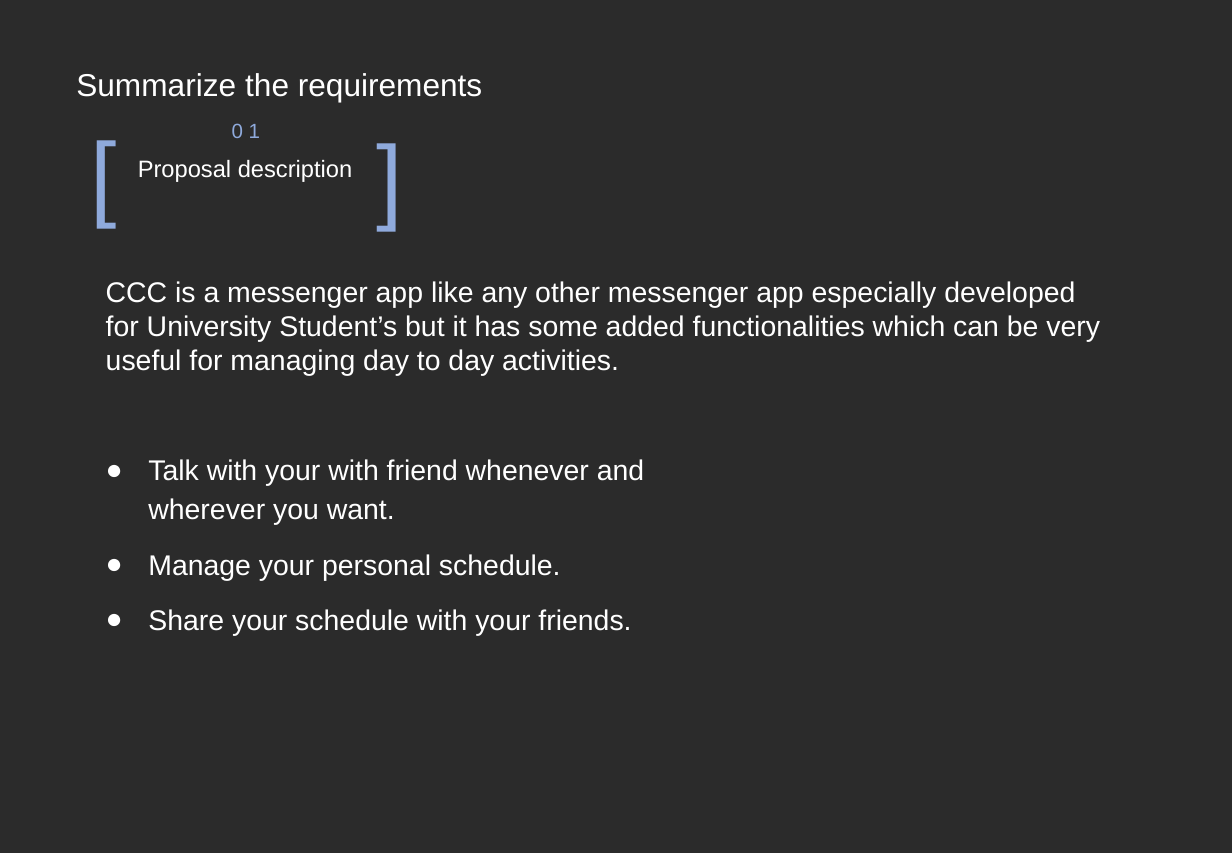
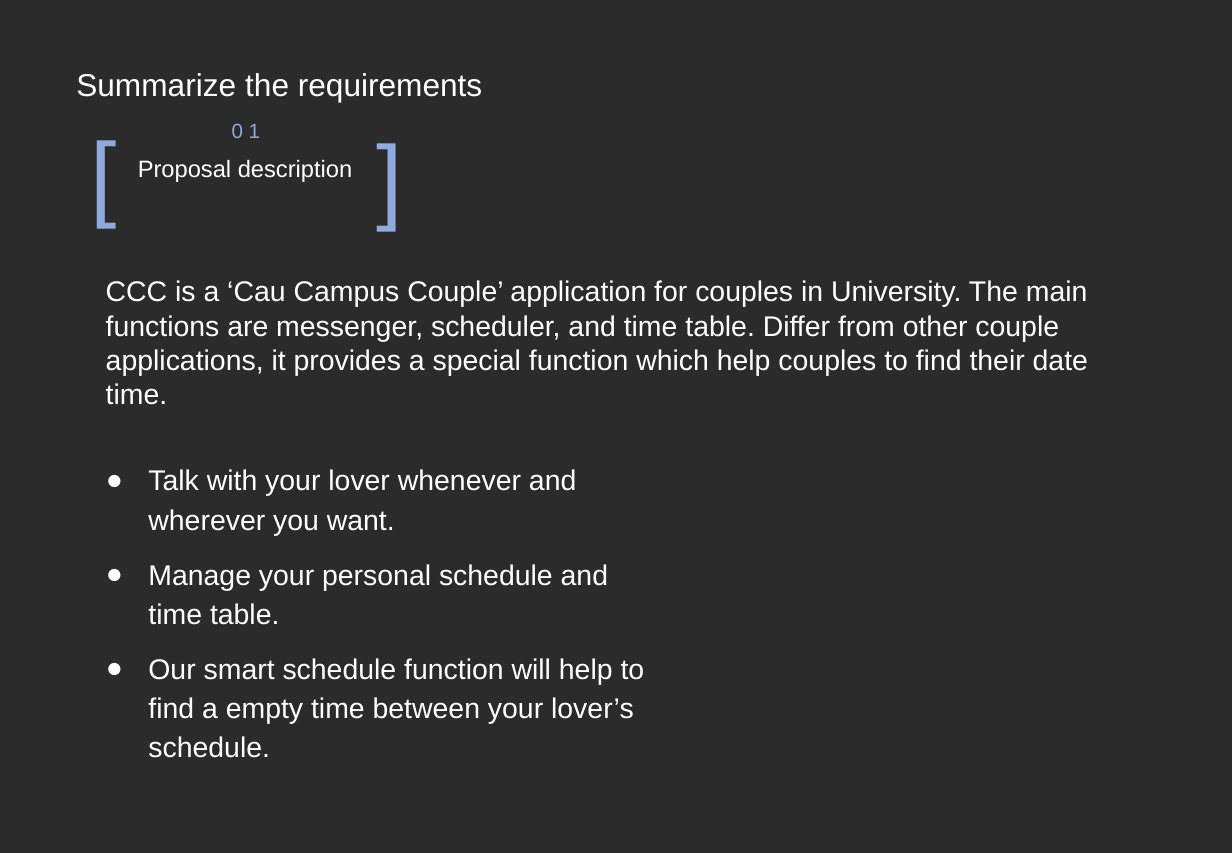
Before and after one commit to whd0714/CCC, a slide deck: slide 3 of Documents/소공ppt.pptx (slide 2 before the commit). Drawn at 1232x853 pixels with LibreOffice and Linux fonts; fonts in the diff are those of the drawing; background and template pictures are left out; a plain dark background stands for a picture behind light text. Boxes give left, top, right and bottom in pixels: in the first picture for what was removed or moved away, otherwise in the second. Text is boxed around its words. In the diff, an @@ line names an element or a change of style, - is before the commit and + after.

Commit message:
presentation file update

```diff
--- a/Documents/소공ppt.pptx
+++ b/Documents/소공ppt.pptx
@@ text at (106, 280, 1088, 405): text changed @@
-CCC is a messenger app like any other messenger app especially developed for University Student’s but it has some added functionalities which can be very useful for managing day to day activities.
+CCC is a ‘Cau Campus Couple’ application for couples in University. The main functions are messenger, scheduler, and time table. Differ from other couple applications, it provides a special function which help couples to find their date time.
@@ text at (148, 469, 645, 758): text changed @@
-● Talk with your with friend whenever and wherever you want.
-● Manage your personal schedule.
-● Share your schedule with your friends.
+● Talk with your lover whenever and wherever you want.
+● Manage your personal schedule and time table.
+● Our smart schedule function will help to find a empty time between your lover’s schedule.
```
Also in this commit, not shown: 1 other slide changed, 6 slides added, 1 slide removed, 1 other file.
